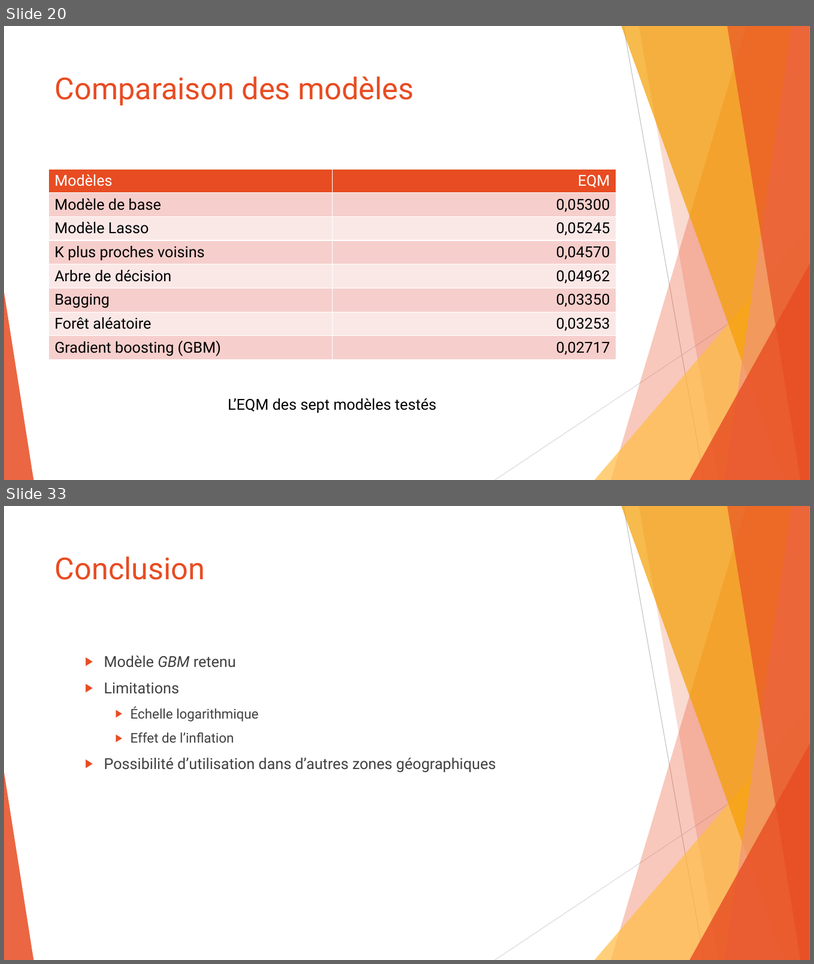
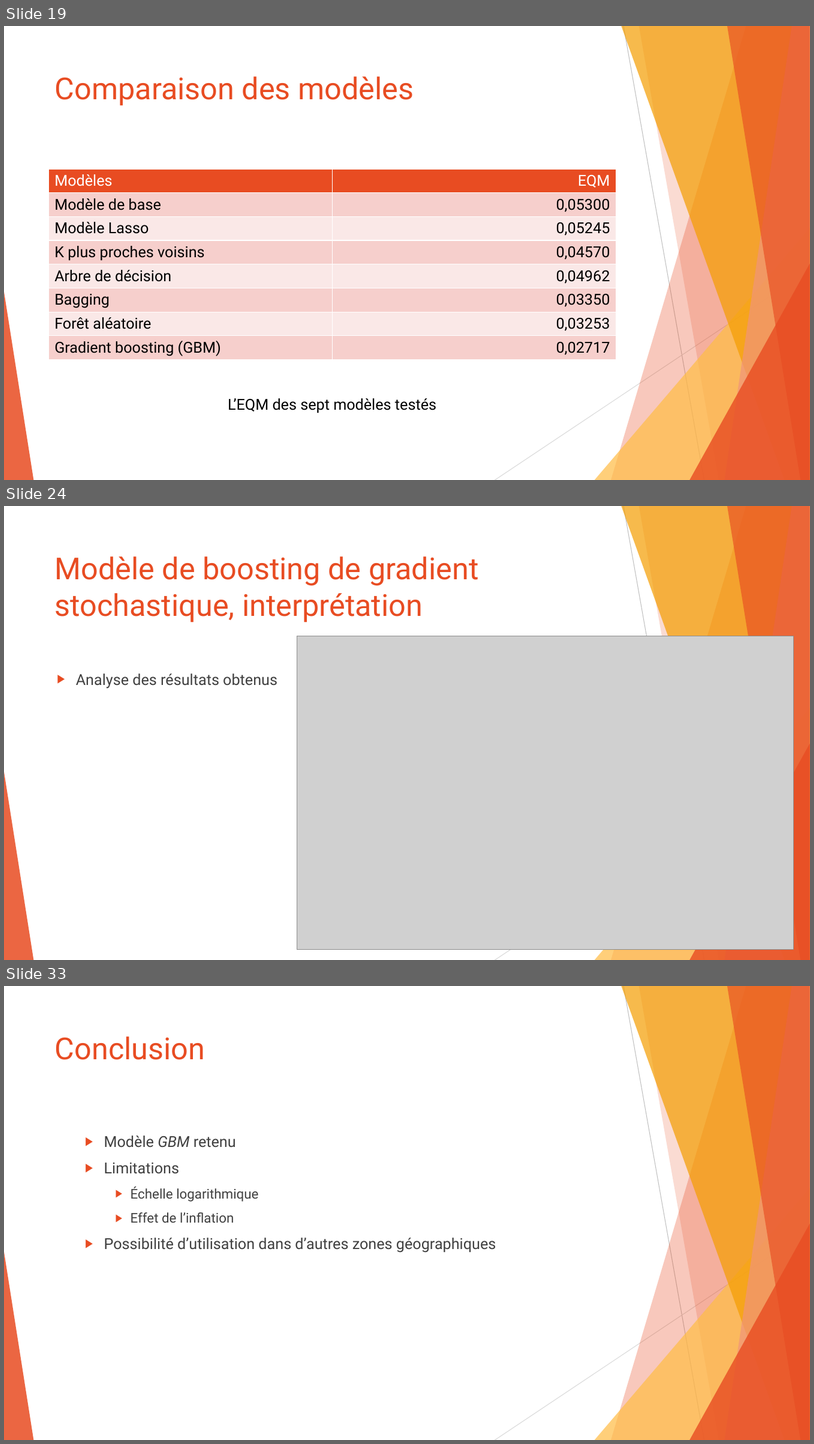
Before and after one commit to SamuelProvencher/TP-Apprentissage, a slide deck: PP.pptx. Shown one above the other, each under a label of ours: slides 20 and 33 before the commit, slides 19, 24 and 33 after it; the slides between them are not shown. The pictures are 814x964 and 814x1444 pixels, drawn with LibreOffice and Linux fonts; fonts in the diff are those of the drawing; grey boxes stand for pictures. Boxes give left, top, right and bottom in pixels: in the first picture for what was removed or moved away, otherwise in the second. Text is boxed around its words. In the diff, an @@ line names an element or a change of style, - is before the commit and + after.

```diff
--- a/PP.pptx
+++ b/PP.pptx
@@ slide 24 added at [4,506,810,960], background #FFFFFF; not listed: 10 template elements that a slide beside it also shows @@
@@ title added at [55,556,479,622], 36 pt, text #E84C22 @@
+Modèle de boosting de gradient stochastique, interprétation
@@ picture added at [297,636,794,949] @@
@@ text added at [76,673,278,688], 18 pt, text #404040 @@
+  ▶ Analyse des résultats obtenus
@@ what was slide 20 is now slide 19 @@
```
Also in this commit, not shown: 15 slides changed, 1 slide removed, 7 other files.
